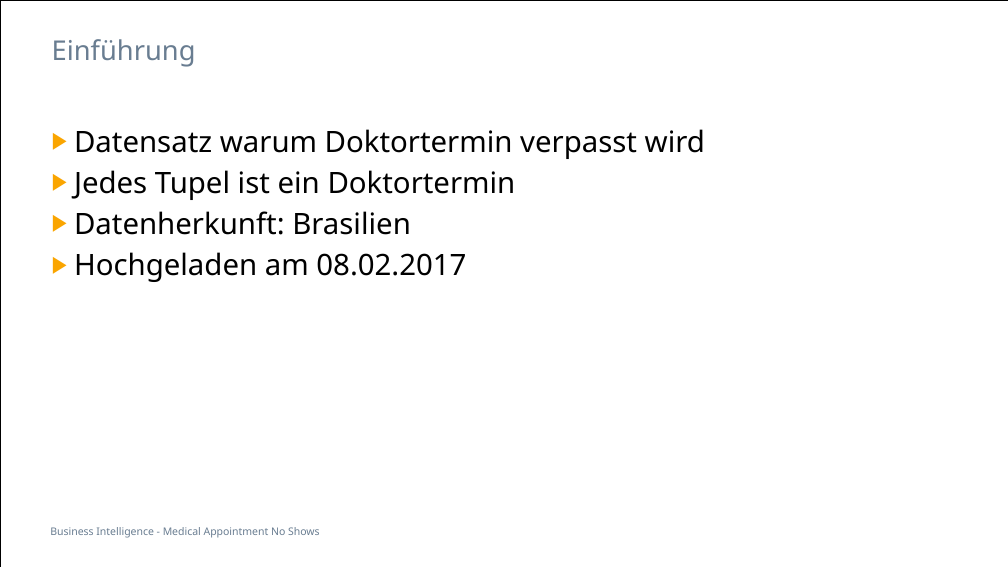
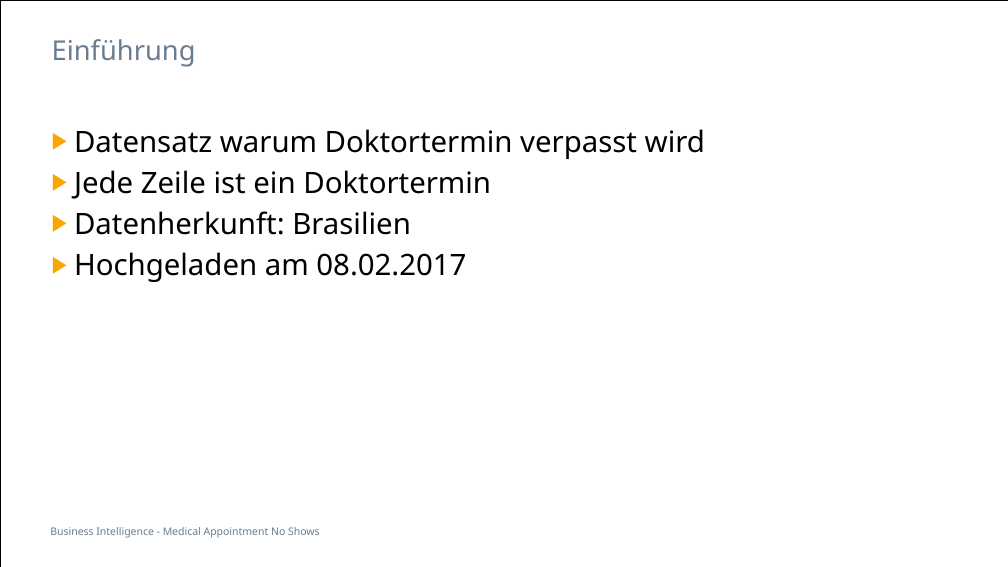
Before and after one commit to soldiervinz/BI_AppointmentShowUp, a slide deck: slide 4 of Medical Appointment No Shows.pptx. Drawn at 1008x567 pixels with LibreOffice and Linux fonts; fonts in the diff are those of the drawing. Boxes give left, top, right and bottom in pixels: in the first picture for what was removed or moved away, otherwise in the second. Text is boxed around its words. In the diff, an @@ line names an element or a change of style, - is before the commit and + after.

```diff
--- a/Medical Appointment No Shows.pptx
+++ b/Medical Appointment No Shows.pptx
@@ text at <box>74,170,491,199</box>: text changed @@
-▶ Jedes Tupel ist ein Doktortermin
+▶ Jede Zeile ist ein Doktortermin
```
Also in this commit, not shown: 2 other slides changed, 3 other files.
